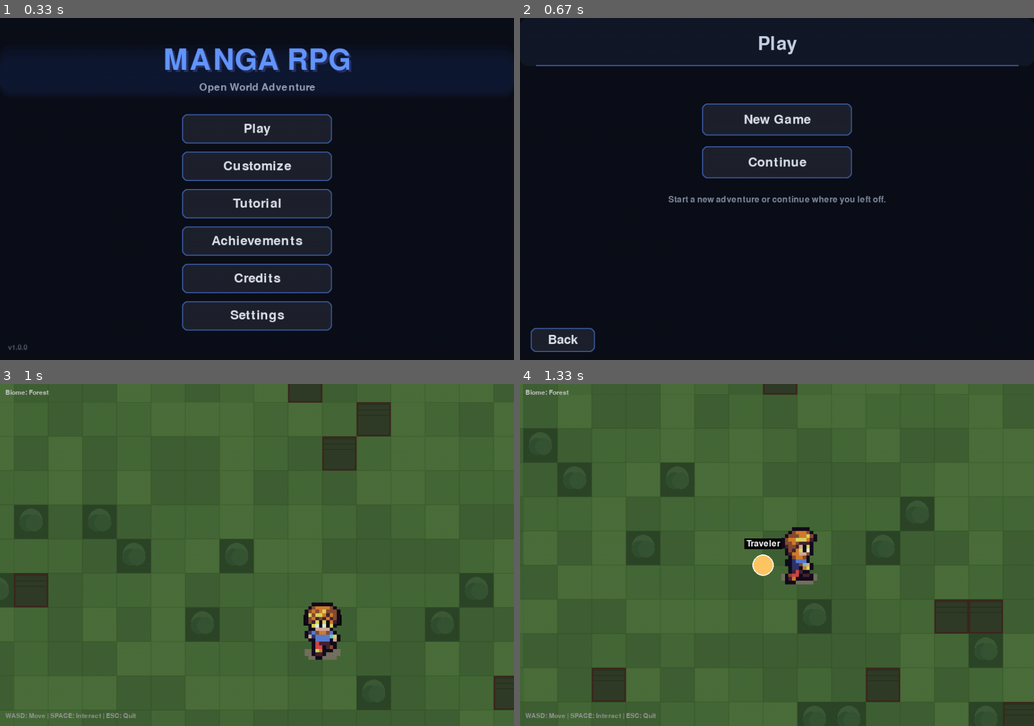
Above: before the commit, frames 1-4 (two rows, left to right).
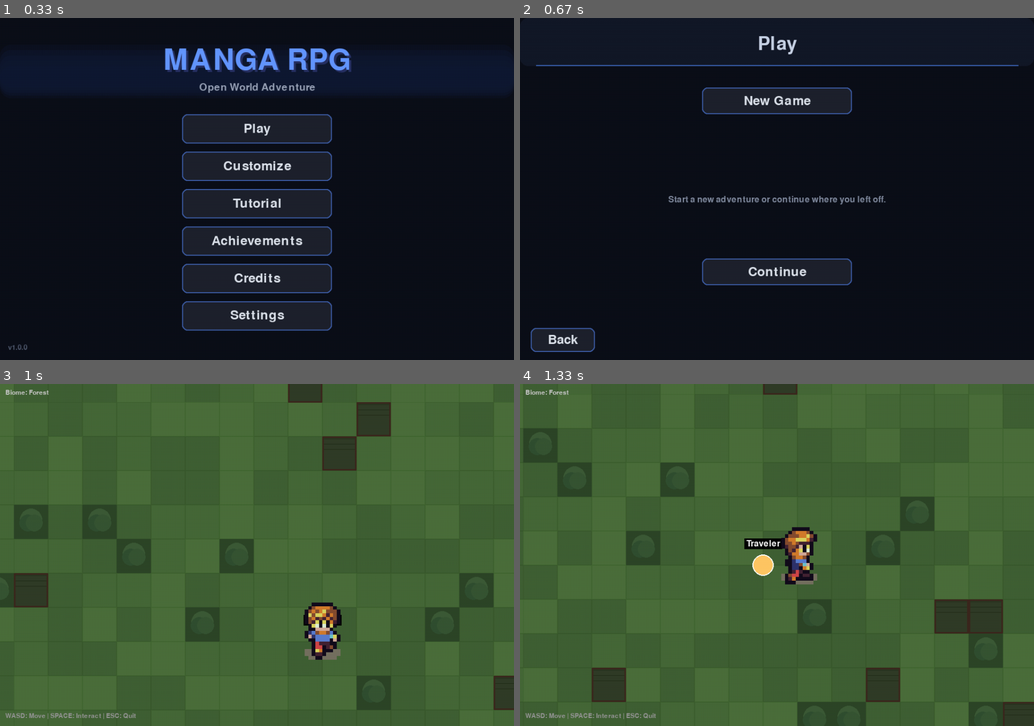
Above: after the commit, the same moments.

Repository: orxanontop/Verdantide
Game: pygame game, started from main.py
Two runs of this game, one before a commit and one after it. Both use one fixed random seed, a clock stepped at 60 frames per second and the inputs below.
Inputs (mouse positions are in pixels of both pictures, inside the frame that each line leads up to):
- Up to frame 1 (0.33 s): no input
- Up to frame 2 (0.67 s): click "Play" at 0.38 s
- Up to frame 3 (1 s): click "New Game" at 0.72 s
- Up to frame 4 (1.33 s): hold Right from 1 s (still down); move the mouse to (787, 438) at 1.03 s

Frame 1 is identical in both runs. In frame 2, 1.9% of the frame differs, in the area x 35-65%, y 20-79%; in frame 3, nothing differs; in frame 4, nothing differs.

Commit message:
created a map generator that builds biome-specific maps, fixed some bugs that prevented the work of new game and continue buttons

Diff:
--- a/main.py
+++ b/main.py
@@ -279,18 +279,20 @@
     root.mainloop()
 
 
-def run_openworld_pygame():
+def run_openworld_pygame(map_file: str = "justamap3.lua", biome_name: str = "Forest"):
     """Open world with Pygame - supports real maps and sprites."""
     from game_modes_pygame import run_game
-    run_game()
+    run_game(map_file, biome_name)
 
 
 def run_with_menu():
     """Run game with main menu."""
     from main_menu import run_menu
     result = run_menu()
-    if result == "game":
-        run_openworld_pygame()
+    if result and result.startswith("game:"):
+        biome = result.split(":")[1]
+        map_file = f"maps/{biome}.lua"
+        run_openworld_pygame(map_file, biome)
 
 
 if __name__ == "__main__":
--- a/main_menu.py
+++ b/main_menu.py
@@ -238,14 +238,43 @@
 
 
 class PlayMenu(SubMenu):
+    BIOMES = [
+        "forest", "prism_reef", "emberglow_caves", "drizzlewood",
+        "mirrorsteppe", "nimbus_tundra", "obsidian_bloom_badlands",
+        "riftglass_savannah", "sighing_mangrove", "aurora_drift", "hollowspire_jungle"
+    ]
+
+    BIOME_NAMES = [
+        "Forest", "Prism Reef", "Emberglow Caves", "Drizzlewood",
+        "Mirrorsteppe", "Nimbus Tundra", "Obsidian Bloom Badlands",
+        "Riftglass Savannah", "Sighing Mangrove", "Aurora Drift", "Hollowspire Jungle"
+    ]
+
     def __init__(self, screen: pygame.Surface, on_back: str, on_start: str):
         super().__init__(screen, "Play", on_back)
         self.on_start = on_start
+        self.selected_biome = 0
+        self.biome_page = 0
+        self.biomes_per_page = 4
 
         center_x = self.screen_width // 2
-        self.new_game_btn = Button(center_x - 140, 160, 280, 60, "New Game")
-        self.continue_btn = Button(center_x - 140, 240, 280, 60, "Continue")
-        self.buttons.extend([self.new_game_btn, self.continue_btn])
+
+        self.new_game_btn = Button(center_x - 140, 130, 280, 50, "New Game")
+        self.buttons.extend([self.new_game_btn])
+
+        self.nav_buttons = []
+        self.prev_btn = Button(center_x - 180, 200, 40, 40, "<")
+        self.next_btn = Button(center_x + 140, 200, 40, 40, ">")
+        self.nav_buttons.extend([self.prev_btn, self.next_btn])
+
+        self.biome_buttons = []
+        for i in range(self.biomes_per_page):
+            y = 200 + i * 55
+            btn = Button(center_x - 120, y, 240, 45, "")
+            self.biome_buttons.append(btn)
+
+        self.continue_btn = Button(center_x - 140, 450, 280, 50, "Continue")
+        self.buttons.append(self.continue_btn)
 
     def handle_events(self) -> str | None:
         for event in pygame.event.get():
@@ -257,23 +286,147 @@
                 mouse_pos = event.pos
                 for btn in self.buttons:
                     btn.update(mouse_pos)
+                for btn in self.nav_buttons:
+                    btn.update(mouse_pos)
+                for btn in self.biome_buttons:
+                    btn.update(mouse_pos)
 
             if event.type == pygame.MOUSEBUTTONDOWN:
-                mouse_pos = pygame.mouse.get_pos()
-                for btn in self.buttons:
+                mouse_pos = event.pos
+                for btn in self.buttons:
+                    if btn.rect.collidepoint(mouse_pos):
+                        btn.pressed = True
+                for btn in self.nav_buttons:
+                    if btn.rect.collidepoint(mouse_pos):
+                        btn.pressed = True
+                for btn in self.biome_buttons:
                     if btn.rect.collidepoint(mouse_pos):
                         btn.pressed = True
 
             if event.type == pygame.MOUSEBUTTONUP:
-                mouse_pos = pygame.mouse.get_pos()
+                mouse_pos = event.pos
+
+                for btn in self.nav_buttons:
+                    if btn.rect.collidepoint(mouse_pos) and btn.pressed:
+                        btn.pressed = False
+                        if btn.text == "<":
+                            self.biome_page = max(0, self.biome_page - 1)
+                        elif btn.text == ">":
+                            max_page = (len(self.BIOMES) - 1) // self.biomes_per_page
+                            self.biome_page = min(max_page, self.biome_page + 1)
+
+                for i, btn in enumerate(self.biome_buttons):
+                    if btn.rect.collidepoint(mouse_pos) and btn.pressed:
+                        btn.pressed = False
+                        idx = self.biome_page * self.biomes_per_page + i
+                        if idx < len(self.BIOMES):
+                            self.selected_biome = idx
+
                 for btn in self.buttons:
                     if btn.rect.collidepoint(mouse_pos) and btn.pressed:
                         btn.pressed = False
                         if btn.text == "Back":
                             return self.on_back
                         elif btn.text in ["New Game", "Continue"]:
-                            return self.on_start
-                    btn.pressed = False
+                            biome_map = self.BIOMES[self.selected_biome]
+                            return (self.on_start, biome_map)
+
+        return None
+
+    def draw(self) -> None:
+        self.screen.fill((12, 15, 25))
+
+        header = pygame.Surface((self.screen_width, 90), pygame.SRCALPHA)
+        pygame.draw.rect(header, (20, 25, 40), header.get_rect(), border_radius=15)
+        pygame.draw.line(header, (60, 100, 180), (30, 88), (self.screen_width - 30, 88), 2)
+        self.screen.blit(header, (0, 0))
+
+        title_font = pygame.font.Font(None, 52)
+        title = title_font.render("Select Biome", True, (200, 210, 230))
+        title_rect = title.get_rect(center=(self.screen_width // 2, 50))
+        self.screen.blit(title, title_rect)
+
+        for btn in self.nav_buttons:
+            btn.draw(self.screen)
+
+        start_idx = self.biome_page * self.biomes_per_page
+        for i in range(self.biomes_per_page):
+            idx = start_idx + i
+            if idx < len(self.BIOMES):
+                btn = self.biome_buttons[i]
+                name = self.BIOME_NAMES[idx]
+                if idx == self.selected_biome:
+                    btn.text = f"✓ {name}"
+                else:
+                    btn.text = name
+                btn.draw(self.screen)
+
+        for btn in self.buttons:
+            if btn.text != "Back":
+                btn.draw(self.screen)
+
+        selected_name = self.BIOME_NAMES[self.selected_biome]
+        info = pygame.font.Font(None, 22).render(f"Selected: {selected_name}", True, (150, 160, 180))
+        self.screen.blit(info, (self.screen_width // 2 - 80, 480))
+
+        for btn in self.buttons:
+            if btn.text == "Back":
+                btn.draw(self.screen)
+
+    def handle_events(self) -> str | None:
+        for event in pygame.event.get():
+            if event.type == pygame.QUIT:
+                self.running = False
+                return "quit"
+
+            if event.type == pygame.MOUSEMOTION:
+                mouse_pos = event.pos
+                for btn in self.buttons:
+                    btn.update(mouse_pos)
+                for btn in self.nav_buttons:
+                    btn.update(mouse_pos)
+                for btn in self.biome_buttons:
+                    btn.update(mouse_pos)
+
+            if event.type == pygame.MOUSEBUTTONDOWN:
+                mouse_pos = event.pos
+                for btn in self.buttons:
+                    if btn.rect.collidepoint(mouse_pos):
+                        btn.pressed = True
+                for btn in self.nav_buttons:
+                    if btn.rect.collidepoint(mouse_pos):
+                        btn.pressed = True
+                for btn in self.biome_buttons:
+                    if btn.rect.collidepoint(mouse_pos):
+                        btn.pressed = True
+
+            if event.type == pygame.MOUSEBUTTONUP:
+                mouse_pos = event.pos
+
+                for btn in self.nav_buttons:
+                    if btn.rect.collidepoint(mouse_pos) and btn.pressed:
+                        btn.pressed = False
+                        if btn.text == "<":
+                            self.biome_page = max(0, self.biome_page - 1)
+                        elif btn.text == ">":
+                            max_page = (len(self.BIOMES) - 1) // self.biomes_per_page
+                            self.biome_page = min(max_page, self.biome_page + 1)
+
+                for i, btn in enumerate(self.biome_buttons):
+                    if btn.rect.collidepoint(mouse_pos) and btn.pressed:
+                        btn.pressed = False
+                        idx = self.biome_page * self.biomes_per_page + i
+                        if idx < len(self.BIOMES):
+                            self.selected_biome = idx
+
+                for btn in self.buttons:
+                    if btn.rect.collidepoint(mouse_pos) and btn.pressed:
+                        btn.pressed = False
+                        if btn.text == "Back":
+                            return self.on_back
+                        elif btn.text in ["New Game", "Continue"]:
+                            biome_map = self.BIOMES[self.selected_biome]
+                            return (self.on_start, biome_map)
 
         return None
 
@@ -356,11 +509,11 @@
             ("", 20, (0, 0, 0)),
             ("Created with Python & Pygame", 26, (150, 160, 180)),
             ("", 20, (0, 0, 0)),
-            ("Special Thanks", 34, (200, 180, 100)),
-            ("OpenCode AI Assistant", 24, (150, 160, 180)),
+            ("", 34, (200, 180, 100)),
+            ("Orxan Majidli", 24, (150, 160, 180)),
             ("Tiled Map Editor", 24, (150, 160, 180)),
             ("", 20, (0, 0, 0)),
-            ("2024-2026", 26, (100, 110, 130)),
+            ("2026", 26, (100, 110, 130)),
         ]
 
     def draw(self) -> None:
@@ -505,6 +658,7 @@
     settings_menu = None
 
     running = True
+    game_result = None
 
     while running:
         result = None
@@ -541,8 +695,11 @@
             if result == "main":
                 play_menu = None
                 current_menu = "main"
-            elif result == "game":
+            elif isinstance(result, tuple) and result[0] == "game":
+                selected_biome = result[1] if len(result) > 1 else "forest"
+                game_biome = selected_biome
                 running = False
+                game_result = "game:" + game_biome
 
         elif current_menu == "customize":
             result = customize_menu.handle_events()
@@ -589,14 +746,15 @@
 
     pygame.quit()
 
-    if result == "game" or (current_menu == "play" and not running):
-        return "game"
+    if game_result:
+        return game_result
     return None
 
 
 if __name__ == "__main__":
     result = run_menu()
-    if result == "game":
-        print("Starting game...")
+    if result and result.startswith("game:"):
+        biome = result.split(":")[1]
+        print(f"Starting game with biome: {biome}")
         from game_modes_pygame import run_game
-        run_game()
+        run_game(f"maps/{biome}.lua", biome)
--- /dev/null
+++ b/map_generator.py
@@ -0,0 +1,276 @@
+"""
+map_generator.py
+
+Generates Tiled-compatible Lua maps for each biome.
+Each biome gets a unique map with appropriate tiles and obstacles.
+"""
+
+import random
+import json
+from pathlib import Path
+
+
+BIOMES = [
+    {
+        "name": "Forest",
+        "tiles": [1, 2, 3, 11, 12, 14, 33, 34, 42, 43],
+        "walkable": [1, 2, 3],
+        "obstacles": [11, 12, 14, 33, 34, 42, 43],
+        "water": [],
+        "colors": {"ground": "#3d5a35", "wall": "#2d4a25", "accent": "#5a7a4a"}
+    },
+    {
+        "name": "Prism Reef",
+        "tiles": [1, 2, 7, 8, 9, 25, 26, 27],
+        "walkable": [1, 2],
+        "obstacles": [],
+        "water": [7, 8, 9, 25, 26, 27],
+        "colors": {"ground": "#3a8a9a", "wall": "#2a6a7a", "accent": "#7acaea"}
+    },
+    {
+        "name": "Emberglow Caves",
+        "tiles": [10, 11, 12, 13, 14, 15, 16],
+        "walkable": [10],
+        "obstacles": [11, 12, 13, 14, 15, 16],
+        "water": [],
+        "colors": {"ground": "#1e232a", "wall": "#141820", "accent": "#4a3a5a"}
+    },
+    {
+        "name": "Drizzlewood",
+        "tiles": [1, 2, 3, 11, 14, 33, 34, 51, 52],
+        "walkable": [1, 2, 3],
+        "obstacles": [11, 14, 33, 34, 51, 52],
+        "water": [],
+        "colors": {"ground": "#324646", "wall": "#223636", "accent": "#5a7a7a"}
+    },
+    {
+        "name": "Mirrorsteppe",
+        "tiles": [1, 2, 3, 10, 11],
+        "walkable": [1, 2, 3],
+        "obstacles": [10, 11],
+        "water": [],
+        "colors": {"ground": "#c8c8d0", "wall": "#a8a8b0", "accent": "#e8e8f0"}
+    },
+    {
+        "name": "Nimbus Tundra",
+        "tiles": [1, 2, 3, 10, 11, 33, 34],
+        "walkable": [1, 2, 3],
+        "obstacles": [10, 11, 33, 34],
+        "water": [],
+        "colors": {"ground": "#c8d0d8", "wall": "#a8b0b8", "accent": "#e8f0f8"}
+    },
+    {
+        "name": "Obsidian Bloom Badlands",
+        "tiles": [10, 11, 12, 13, 14, 15, 16],
+        "walkable": [10],
+        "obstacles": [11, 12, 13, 14, 15, 16],
+        "water": [],
+        "colors": {"ground": "#141418", "wall": "#0a0a0c", "accent": "#6a2a4a"}
+    },
+    {
+        "name": "Riftglass Savannah",
+        "tiles": [1, 2, 3, 10, 11, 37, 38, 39],
+        "walkable": [1, 2, 3, 37, 38, 39],
+        "obstacles": [10, 11],
+        "water": [],
+        "colors": {"ground": "#8a7a5a", "wall": "#6a5a4a", "accent": "#ba9a7a"}
+    },
+    {
+        "name": "Sighing Mangrove",
+        "tiles": [1, 2, 7, 8, 9, 25, 26, 27, 33, 34, 51, 52],
+        "walkable": [1, 2],
+        "obstacles": [33, 34, 51, 52],
+        "water": [7, 8, 9, 25, 26, 27],
+        "colors": {"ground": "#2a4a3a", "wall": "#1a3a2a", "accent": "#4a7a5a"}
+    },
+    {
+        "name": "Aurora Drift",
+        "tiles": [1, 2, 3, 10, 11, 33, 34],
+        "walkable": [1, 2, 3],
+        "obstacles": [10, 11, 33, 34],
+        "water": [],
+        "colors": {"ground": "#8090a8", "wall": "#607080", "accent": "#a0b0c8"}
+    },
+    {
+        "name": "Hollowspire Jungle",
+        "tiles": [1, 2, 3, 11, 14, 33, 34, 42, 43, 51, 52],
+        "walkable": [1, 2, 3],
+        "obstacles": [11, 14, 33, 34, 42, 43, 51, 52],
+        "water": [],
+        "colors": {"ground": "#2a5a2a", "wall": "#1a4a1a", "accent": "#4a8a4a"}
+    },
+]
+
+
+def generate_map(biome: dict, width: int = 30, height: int = 20, seed: int = None) -> dict:
+    """Generate a map dictionary for a biome."""
+    if seed:
+        random.seed(seed)
+
+    walkable = biome["walkable"]
+    obstacles = biome["obstacles"]
+    water = biome.get("water", [])
+
+    layers = {
+        "Tile Layer 1": [],
+        "Tile Layer 2": [],
+    }
+
+    for y in range(height):
+        row = []
+        for x in range(width):
+            if x == 0 or x == width - 1 or y == 0 or y == height - 1:
+                row.append(11)
+            else:
+                rand = random.random()
+                if rand < 0.7:
+                    row.append(random.choice(walkable) if walkable else 1)
+                elif rand < 0.85:
+                    row.append(random.choice(obstacles) if obstacles else 11)
+                else:
+                    row.append(random.choice(walkable) if walkable else 1)
+        layers["Tile Layer 1"].extend(row)
+
+    if water:
+        for y in range(height):
+            for x in range(width):
+                if x > 2 and x < width - 3 and y > 2 and y < height - 3:
+                    if random.random() < 0.1:
+                        idx = y * width + x
+                        if layers["Tile Layer 1"][idx] in walkable:
+                            layers["Tile Layer 1"][idx] = random.choice(water)
+
+    return {
+        "width": width,
+        "height": height,
+        "layers": layers
+    }
+
+
+def create_lua_export(biome: dict, map_data: dict) -> str:
+    """Create a Tiled Lua export string."""
+    width = map_data["width"]
+    height = map_data["height"]
+
+    lua = f"""return {{
+  version = "1.10",
+  luaversion = "5.1",
+  tiledversion = "1.11.2",
+  class = "",
+  orientation = "orthogonal",
+  renderorder = "right-down",
+  width = {width},
+  height = {height},
+  tilewidth = 64,
+  tileheight = 64,
+  nextlayerid = 3,
+  nextobjectid = 1,
+  properties = {{}},
+  tilesets = {{
+    {{
+      name = "{biome['name']}Tiles",
+      firstgid = 1,
+      class = "",
+      tilewidth = 64,
+      tileheight = 64,
+      spacing = 0,
+      margin = 0,
+      columns = 9,
+      image = "tileset.png",
+      imagewidth = 576,
+      imageheight = 384,
+      objectalignment = "unspecified",
+      tilerendersize = "tile",
+      fillmode = "stretch",
+      tileoffset = {{ x = 0, y = 0 }},
+      grid = {{ orientation = "orthogonal", width = 64, height = 64 }},
+      properties = {{}},
+      wangsets = {{}},
+      tilecount = 54,
+      tiles = {{}}
+    }}
+  }},
+  layers = {{
+    {{
+      type = "tilelayer",
+      x = 0,
+      y = 0,
+      width = {width},
+      height = {height},
+      id = 1,
+      name = "Tile Layer 1",
+      class = "",
+      visible = true,
+      opacity = 1,
+      offsetx = 0,
+      offsety = 0,
+      parallaxx = 1,
+      parallaxy = 1,
+      properties = {{}},
+      encoding = "lua",
+      data = {{"""
+
+    for i, tile_id in enumerate(map_data["layers"]["Tile Layer 1"]):
+        if i % width == 0:
+            lua += "\n        "
+        lua += f"{tile_id}, "
+
+    lua += """
+      }
+    },
+    {
+      type = "tilelayer",
+      x = 0,
+      y = 0,
+      width = """ + str(width) + """,
+      height = """ + str(height) + """,
+      id = 2,
+      name = "Tile Layer 2",
+      class = "",
+      visible = true,
+      opacity = 1,
+      offsetx = 0,
+      offsety = 0,
+      parallaxx = 1,
+      parallaxy = 1,
+      properties = {},
+      encoding = "lua",
+      data = {"""
+
+    for y in range(height):
+        for x in range(width):
+            lua += "0, "
+
+    lua += """
+      }
+    }
+  }}
+}"""
+
+    return lua
+
+
+def generate_all_maps(output_dir: Path):
+    """Generate all biome maps."""
+    output_dir.mkdir(exist_ok=True)
+
+    for i, biome in enumerate(BIOMES):
+        map_data = generate_map(biome, seed=i*100)
+        lua_content = create_lua_export(biome, map_data)
+
+        filename = biome["name"].lower().replace(" ", "_") + ".lua"
+        filepath = output_dir / filename
+
+        with open(filepath, "w", encoding="utf-8") as f:
+            f.write(lua_content)
+
+        print(f"Created: {filename}")
+
+    print(f"\nGenerated {len(BIOMES)} biome maps!")
+
+
+if __name__ == "__main__":
+    base_dir = Path(__file__).parent
+    maps_dir = base_dir / "maps"
+
+    generate_all_maps(maps_dir)
Not shown, added: maps/aurora_drift.lua
Not shown, added: maps/drizzlewood.lua
Not shown, added: maps/emberglow_caves.lua
Not shown, added: maps/forest.lua
Not shown, added: maps/hollowspire_jungle.lua
Not shown, added: maps/mirrorsteppe.lua
Not shown, added: maps/nimbus_tundra.lua
Not shown, added: maps/obsidian_bloom_badlands.lua
Not shown, added: maps/prism_reef.lua
Not shown, added: maps/riftglass_savannah.lua
Not shown, added: maps/sighing_mangrove.lua
